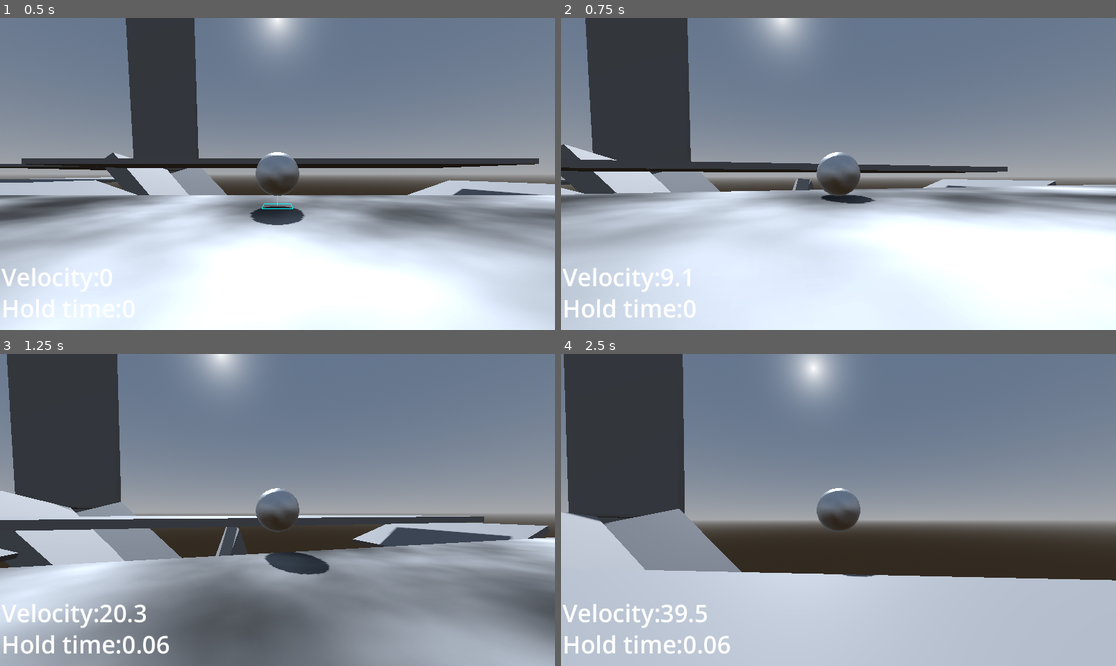
Above: before the commit, frames 1-4 (two rows, left to right).
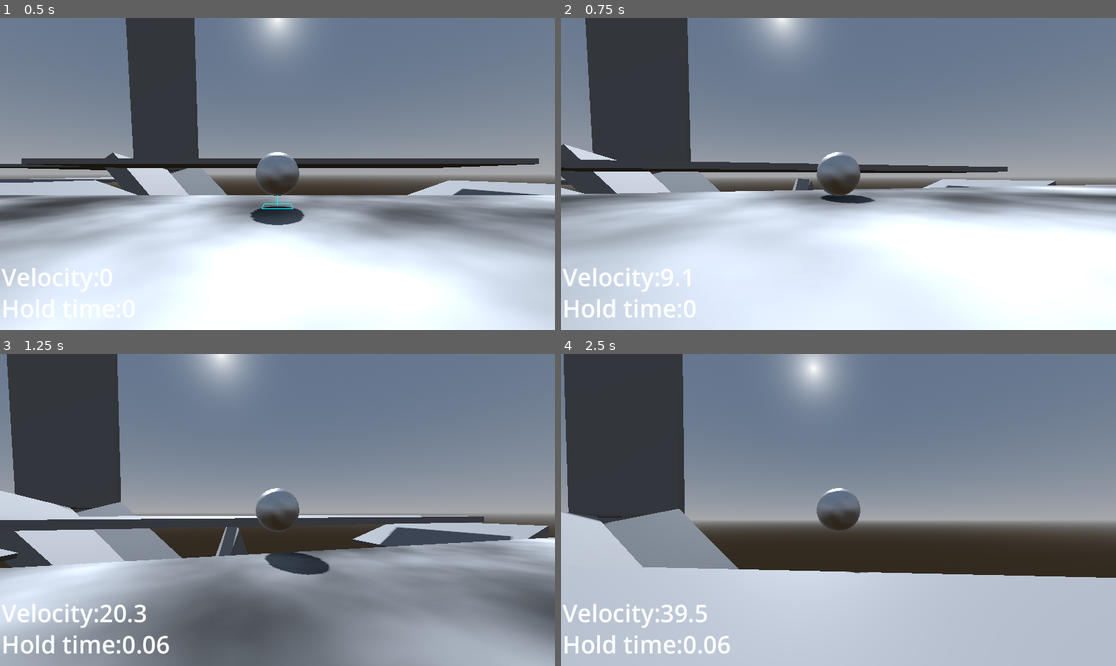
Above: after the commit, the same moments.

Repository: kylekrause3/godotballgame
Game: Godot game, scene res://scenes/Levels/Scene 1.tscn
Same seed, same stepped clock (60 frames per second), same inputs: the game is played once before the commit and once after it. Before the commit the project starts from res://Levels/Scene 1.tscn.
Inputs (mouse positions are in pixels of both pictures, inside the frame that each line leads up to):
- Up to frame 1 (0.5 s): no input
- Up to frame 2 (0.75 s): tap Enter at 0.5 s; move the mouse to (866, 174) at 0.52 s; hold W (up) from 0.53 s (still down); hold Ctrl (slam) from 0.53 s (still down); click (866, 174) at 0.67 s
- Up to frame 3 (1.25 s): keep holding W (up); keep holding Ctrl (slam); tap Space (jump) at 0.77, 0.8, 1.07 s
- Up to frame 4 (2.5 s): keep holding W (up); move the mouse to (810, 510) at 1.27 s; release Ctrl (slam) at 1.28 s; tap Space (jump) at 1.35, 1.52, 1.82, 2.3 s; click (810, 510) at 1.42 s; tap Ctrl (slam) at 1.55 s; move the mouse to (849, 503) at 2.02 s; hold Ctrl (slam) from 2.03 s (still down); click (849, 503) at 2.17 s

Frame 1 is identical in both runs. In frame 2, less than 0.1% of the frame differs, in the area x 0-95%, y 2-60%; in frame 3, 0.1%; in frame 4, 0.8%, in the area x 0-100%, y 4-73%.

Commit message:
Move scripts to folders, add dev prototype assets

Diff:
--- /dev/null
+++ b/assets/prototype materials/dark.tres
@@ -0,0 +1,10 @@
+[gd_resource type="StandardMaterial3D" load_steps=2 format=3 uid="uid://dkuf50nqh212g"]
+
+[ext_resource type="Texture2D" uid="uid://b8a105blmn32y" path="res://assets/prototype materials/dark.png" id="1_61o2n"]
+
+[resource]
+albedo_texture = ExtResource("1_61o2n")
+uv1_scale = Vector3(0.125, 0.125, 0.125)
+uv1_triplanar = true
+uv1_world_triplanar = true
+texture_filter = 4
--- /dev/null
+++ b/assets/prototype materials/green.tres
@@ -0,0 +1,10 @@
+[gd_resource type="StandardMaterial3D" load_steps=2 format=3 uid="uid://cb76n7ulmnk0r"]
+
+[ext_resource type="Texture2D" uid="uid://bp1voy6cmxqxu" path="res://assets/prototype materials/green.png" id="1_laekm"]
+
+[resource]
+albedo_texture = ExtResource("1_laekm")
+uv1_scale = Vector3(0.125, 0.125, 0.125)
+uv1_triplanar = true
+uv1_world_triplanar = true
+texture_filter = 4
--- /dev/null
+++ b/assets/prototype materials/light.tres
@@ -0,0 +1,10 @@
+[gd_resource type="StandardMaterial3D" load_steps=2 format=3 uid="uid://banfohborcxu8"]
+
+[ext_resource type="Texture2D" uid="uid://bw3w7vlkhp1gv" path="res://assets/prototype materials/light.png" id="1_xfwiu"]
+
+[resource]
+albedo_texture = ExtResource("1_xfwiu")
+uv1_scale = Vector3(0.125, 0.125, 0.125)
+uv1_triplanar = true
+uv1_world_triplanar = true
+texture_filter = 4
--- /dev/null
+++ b/assets/prototype materials/orange.tres
@@ -0,0 +1,10 @@
+[gd_resource type="StandardMaterial3D" load_steps=2 format=3 uid="uid://i2erveger8kt"]
+
+[ext_resource type="Texture2D" uid="uid://c1wd55tma1h2h" path="res://assets/prototype materials/orange.png" id="1_y6f7k"]
+
+[resource]
+albedo_texture = ExtResource("1_y6f7k")
+uv1_scale = Vector3(0.125, 0.125, 0.125)
+uv1_triplanar = true
+uv1_world_triplanar = true
+texture_filter = 4
--- /dev/null
+++ b/assets/prototype materials/purple.tres
@@ -0,0 +1,10 @@
+[gd_resource type="StandardMaterial3D" load_steps=2 format=3 uid="uid://d22cdhu05woe6"]
+
+[ext_resource type="Texture2D" uid="uid://dxtec8qs1ep5m" path="res://assets/prototype materials/purple.png" id="1_dgxdj"]
+
+[resource]
+albedo_texture = ExtResource("1_dgxdj")
+uv1_scale = Vector3(0.125, 0.125, 0.125)
+uv1_triplanar = true
+uv1_world_triplanar = true
+texture_filter = 4
--- /dev/null
+++ b/assets/prototype materials/red.tres
@@ -0,0 +1,10 @@
+[gd_resource type="StandardMaterial3D" load_steps=2 format=3 uid="uid://drdjje03reoip"]
+
+[ext_resource type="Texture2D" uid="uid://d1biyi8jss3k3" path="res://assets/prototype materials/red.png" id="1_d78n4"]
+
+[resource]
+albedo_texture = ExtResource("1_d78n4")
+uv1_scale = Vector3(0.125, 0.125, 0.125)
+uv1_triplanar = true
+uv1_world_triplanar = true
+texture_filter = 4
--- a/project.godot
+++ b/project.godot
@@ -11,7 +11,7 @@
 [application]
 
 config/name="Ball Game"
-run/main_scene="res://Levels/Scene 1.tscn"
+run/main_scene="res://scenes/Levels/Scene 1.tscn"
 config/features=PackedStringArray("4.2", "Forward Plus")
 config/icon="res://icon.svg"
 
--- a/Levels/Scene 1.tscn
+++ b/scenes/Levels/Scene 1.tscn
@@ -1,8 +1,18 @@
-[gd_scene load_steps=21 format=3 uid="uid://dy6ow1x3nitpe"]
-
-[ext_resource type="PackedScene" uid="uid://cdxgs6xtn4sb1" path="res://world.tscn" id="1_n61jw"]
-[ext_resource type="Script" path="res://PlayerSpawn.gd" id="2_lsye4"]
-[ext_resource type="PackedScene" uid="uid://qykwxlkhnxy0" path="res://player.tscn" id="3_4brdu"]
+[gd_scene load_steps=20 format=3 uid="uid://dy6ow1x3nitpe"]
+
+[ext_resource type="Script" path="res://scripts/PlayerSpawn.gd" id="2_xuj3c"]
+[ext_resource type="PackedScene" uid="uid://qykwxlkhnxy0" path="res://scenes/player.tscn" id="3_h6pie"]
+
+[sub_resource type="ProceduralSkyMaterial" id="ProceduralSkyMaterial_lu257"]
+
+[sub_resource type="Sky" id="Sky_6v7cn"]
+sky_material = SubResource("ProceduralSkyMaterial_lu257")
+
+[sub_resource type="Environment" id="Environment_4ecyc"]
+background_mode = 2
+sky = SubResource("Sky_6v7cn")
+volumetric_fog_enabled = true
+volumetric_fog_density = 0.01
 
 [sub_resource type="Gradient" id="Gradient_au567"]
 
@@ -48,20 +58,16 @@
 [sub_resource type="ConvexPolygonShape3D" id="ConvexPolygonShape3D_w2nth"]
 points = PackedVector3Array(0, 18.975, 13.6575, 0, 18.975, -13.6575, -13.3125, -18.975, 13.6575, 13.3125, -18.975, 13.6575, 13.3125, -18.975, -13.6575, -13.3125, -18.975, -13.6575)
 
-[sub_resource type="ProceduralSkyMaterial" id="ProceduralSkyMaterial_lu257"]
-
-[sub_resource type="Sky" id="Sky_h30fw"]
-sky_material = SubResource("ProceduralSkyMaterial_lu257")
-
-[sub_resource type="Environment" id="Environment_4ecyc"]
-background_mode = 2
-sky = SubResource("Sky_h30fw")
-volumetric_fog_enabled = true
-volumetric_fog_density = 0.01
-
 [node name="Scene 1" type="Node3D"]
 
-[node name="World" parent="." instance=ExtResource("1_n61jw")]
+[node name="World" type="Node3D" parent="."]
+
+[node name="WorldEnvironment" type="WorldEnvironment" parent="World"]
+environment = SubResource("Environment_4ecyc")
+
+[node name="DirectionalLight3D" type="DirectionalLight3D" parent="World"]
+transform = Transform3D(1, 0, 0, 0, -0.79451, 0.607251, 0, -0.607251, -0.79451, 0, 0, 0)
+shadow_enabled = true
 
 [node name="Floor" type="CSGBox3D" parent="World"]
 transform = Transform3D(100, 0, 0, 0, 1, 0, 0, 0, 100, 0, 0, 0)
@@ -76,7 +82,7 @@
 [node name="SPAWN_camray" type="Node3D" parent="World" node_paths=PackedStringArray("player")]
 transform = Transform3D(1, 0, 0, 0, 1, 0, 0, 0, 1, -0.222493, 10.7624, 96.7244)
 visible = false
-script = ExtResource("2_lsye4")
+script = ExtResource("2_xuj3c")
 player = NodePath("../../Player")
 
 [node name="camera raycast test zone" type="Node" parent="World"]
@@ -209,7 +215,7 @@
 [node name="SPAWN_jump" type="Node3D" parent="World" node_paths=PackedStringArray("player")]
 transform = Transform3D(1, 0, 0, 0, 1, 0, 0, 0, 1, 84.225, 2.28544, -12.1551)
 visible = false
-script = ExtResource("2_lsye4")
+script = ExtResource("2_xuj3c")
 player = NodePath("../../Player")
 
 [node name="jump height test zone" type="Node" parent="World"]
@@ -310,7 +316,7 @@
 
 [node name="SPAWN_tt" type="Node3D" parent="World" node_paths=PackedStringArray("player")]
 transform = Transform3D(1, 0, 0, 0, 1, 0, 0, 0, 1, -0.453239, 4.72572, -42.5933)
-script = ExtResource("2_lsye4")
+script = ExtResource("2_xuj3c")
 player = NodePath("../../Player")
 
 [node name="Teeter Totter MAKE SURE MASK IS ON PLAYER" type="Node" parent="World"]
@@ -349,12 +355,5 @@
 collision_mask = 0
 size = Vector3(15.5973, 1, 28.6025)
 
-[node name="Player" parent="." instance=ExtResource("3_4brdu")]
+[node name="Player" parent="." instance=ExtResource("3_h6pie")]
 transform = Transform3D(1, 0, 0, 0, 1, 0, 0, 0, 1, 0, 3, 0)
-
-[node name="WorldEnvironment" type="WorldEnvironment" parent="."]
-environment = SubResource("Environment_4ecyc")
-
-[node name="DirectionalLight3D" type="DirectionalLight3D" parent="."]
-transform = Transform3D(1, 0, 0, 0, -0.79451, 0.607251, 0, -0.607251, -0.79451, 0, 0, 0)
-shadow_enabled = true
--- /dev/null
+++ b/scenes/Levels/prototype1.tscn
@@ -0,0 +1,38 @@
+[gd_scene load_steps=6 format=3 uid="uid://cwnojf5gwbssm"]
+
+[ext_resource type="Material" uid="uid://dkuf50nqh212g" path="res://assets/prototype materials/dark.tres" id="1_jefw5"]
+[ext_resource type="PackedScene" uid="uid://qykwxlkhnxy0" path="res://scenes/player.tscn" id="2_23hh4"]
+
+[sub_resource type="ProceduralSkyMaterial" id="ProceduralSkyMaterial_28cta"]
+
+[sub_resource type="Sky" id="Sky_h30fw"]
+sky_material = SubResource("ProceduralSkyMaterial_28cta")
+
+[sub_resource type="Environment" id="Environment_w48y8"]
+background_mode = 2
+sky = SubResource("Sky_h30fw")
+volumetric_fog_density = 0.01
+
+[node name="Prototype1" type="Node3D"]
+
+[node name="World" type="Node3D" parent="."]
+
+[node name="Environment" type="Node3D" parent="World"]
+
+[node name="WorldEnvironment" type="WorldEnvironment" parent="World/Environment"]
+environment = SubResource("Environment_w48y8")
+
+[node name="DirectionalLight3D" type="DirectionalLight3D" parent="World/Environment"]
+transform = Transform3D(1, 0, 0, 0, -0.79451, 0.607251, 0, -0.607251, -0.79451, 0, 0, 0)
+shadow_enabled = true
+
+[node name="Geometry" type="Node3D" parent="World"]
+
+[node name="Floor" type="CSGBox3D" parent="World/Geometry"]
+transform = Transform3D(1, 0, 0, 0, 1, 0, 0, 0, 1, -0.5, -0.382295, 0.5)
+material_override = ExtResource("1_jefw5")
+use_collision = true
+size = Vector3(140, 1, 20)
+
+[node name="Player" parent="." instance=ExtResource("2_23hh4")]
+transform = Transform3D(1, 0, 0, 0, 1, 0, 0, 0, 1, 0, 4, 0)
--- a/player.tscn
+++ b/scenes/player.tscn
@@ -1,9 +1,12 @@
-[gd_scene load_steps=11 format=3 uid="uid://qykwxlkhnxy0"]
+[gd_scene load_steps=12 format=3 uid="uid://qykwxlkhnxy0"]
 
-[ext_resource type="Script" path="res://CameraFollow.gd" id="2_awyvt"]
-[ext_resource type="Script" path="res://GroundCheck.gd" id="3_nf08y"]
-[ext_resource type="Script" path="res://player_movement.gd" id="3_nub3k"]
-[ext_resource type="Script" path="res://GroundLine.gd" id="4_p8gwd"]
+[ext_resource type="Script" path="res://scripts/CameraFollow.gd" id="2_awyvt"]
+[ext_resource type="Script" path="res://scripts/GroundCheck.gd" id="3_nf08y"]
+[ext_resource type="Script" path="res://scripts/PlayerMovement.gd" id="3_nub3k"]
+[ext_resource type="Script" path="res://scripts/GroundLine.gd" id="4_p8gwd"]
+
+[sub_resource type="PhysicsMaterial" id="PhysicsMaterial_i5n7i"]
+bounce = 0.3
 
 [sub_resource type="FastNoiseLite" id="FastNoiseLite_vy6pb"]
 noise_type = 3
@@ -39,6 +42,7 @@
 
 [node name="RBPlayer" type="RigidBody3D" parent="." node_paths=PackedStringArray("velocity_label", "jumptime_label", "ground_line", "camera")]
 collision_layer = 2
+physics_material_override = SubResource("PhysicsMaterial_i5n7i")
 gravity_scale = 1.85
 continuous_cd = true
 script = ExtResource("3_nub3k")
--- a/rb_player_old.tscn
+++ b/scenes/rb_player_old.tscn
@@ -1,6 +1,6 @@
 [gd_scene load_steps=6 format=3 uid="uid://b1x8gngfgsham"]
 
-[ext_resource type="Script" path="res://player_movement.gd" id="1_crs0f"]
+[ext_resource type="Script" path="res://scripts/PlayerMovement.gd" id="1_crs0f"]
 
 [sub_resource type="FastNoiseLite" id="FastNoiseLite_poa17"]
 noise_type = 3
--- a/CameraFollow.gd
+++ b/scripts/CameraFollow.gd
@@ -5,9 +5,10 @@
 @export var view_sensitivity : float = 1.0
 @export var orient_target : bool = true
 @export var raycast : RayCast3D
-@export var zoom_fov : bool = false
+@export var zoom_fov_instead_of_distance : bool = false
 @export var zoom_amount : float = 0.5
 @export var fov_change_rate : float = 100
+@export var camera_acceleration : float = 10
 
 var mouse_input : Vector2 = Vector2.ZERO
 var view_sensitivity_scalar : float = 0.25
@@ -19,6 +20,7 @@
 
 var addpos : Vector3 = Vector3.ZERO
 var last_addpos : Vector3 = Vector3.ZERO
+var lastpos : Vector3 = Vector3.ZERO
 
 var collision_mask = 0b00000000_00000000_00000000_00000001
 
@@ -27,23 +29,26 @@
 func _ready():
 	if target == null:
 		target.global_position = self.global_position
+	lastpos = target.global_position
 	self.rotation = target.rotation
 	Input.set_mouse_mode(Input.MOUSE_MODE_CAPTURED)
 
 	view_sensitivity *= view_sensitivity_scalar
-	raycast.add_exception(target)
+
 
 
 func _process(delta):
+	#self.global_position = lastpos.lerp(target.global_position, camera_acceleration * delta)
 	self.global_position = target.global_position
+	lastpos = self.global_position
 	var backward = get_backward(self.rotation)
 
-	raycast.global_position = target.global_position
+	raycast.global_position = self.global_position
 	raycast.target_position = Vector3(0, 0, 1)
 	raycast.scale = Vector3(1, 1, orbit_radius)
 	raycast.rotation = Vector3(self.rotation.x, self.rotation.y, 0)
 	if(raycast.is_colliding()):
-		var distance = target.global_position.distance_to(raycast.get_collision_point())
+		var distance = self.global_position.distance_to(raycast.get_collision_point())
 		self.position += distance * backward
 	else:
 		self.position += orbit_radius * backward
@@ -69,15 +74,13 @@
 				Input.mouse_mode = Input.MOUSE_MODE_CAPTURED
 				do_mouse_movement = true
 		if event.button_index == MOUSE_BUTTON_WHEEL_UP:
-			if zoom_fov:
-				self.fov -= zoom_amount
+			if zoom_fov_instead_of_distance:
 				desired_fov -= zoom_amount
 			else:
 				if orbit_radius - zoom_amount > 0:
 					orbit_radius -= zoom_amount
 		if event.button_index == MOUSE_BUTTON_WHEEL_DOWN:
-			if zoom_fov:
-				self.fov += zoom_amount
+			if zoom_fov_instead_of_distance:
 				desired_fov += zoom_amount
 			else:
 				orbit_radius += zoom_amount
--- a/GroundLine.gd
+++ b/scripts/GroundLine.gd
@@ -2,7 +2,7 @@
 
 @export var target : Node3D
 
-var LineDrawer = preload("res://DrawLine3D.gd").new()
+var LineDrawer = preload("res://scripts/DrawLine3D.gd").new()
 var do_draw : bool = false
 
 var line_color : Color = Color(0, 255, 100)
--- a/player_movement.gd
+++ b/scripts/PlayerMovement.gd
@@ -1,8 +1,7 @@
 # todo:
 #  - when not grounded, can change rotation in direction of wasd, can add sort of sm64 backflip this way as well
 #
-#  - monitor if just_grounded , if just_grounded && ctrl_held, add ground-pound window:
-#      (grace period where you can jump regardless of ground [if ground pounded physical object and it moved] and jump slightly higher)
+#  - post-slam jump height increase (ground pound jump)
 
 extends RigidBody3D
 
--- a/world.tscn
+++ /dev/null
@@ -1,3 +0,0 @@
-[gd_scene format=3 uid="uid://cdxgs6xtn4sb1"]
-
-[node name="World" type="Node3D"]
--- a/world_environment.tscn
+++ /dev/null
@@ -1,3 +0,0 @@
-[gd_scene format=3 uid="uid://coqsndgxca1hu"]
-
-[node name="WorldEnvironment" type="WorldEnvironment"]
Binary file added: assets/prototype materials/dark.png
Not shown, added: assets/prototype materials/dark.png.import
Binary file added: assets/prototype materials/green.png
Not shown, added: assets/prototype materials/green.png.import
Binary file added: assets/prototype materials/light.png
Not shown, added: assets/prototype materials/light.png.import
Binary file added: assets/prototype materials/orange.png
Not shown, added: assets/prototype materials/orange.png.import
Binary file added: assets/prototype materials/purple.png
Not shown, added: assets/prototype materials/purple.png.import
Binary file added: assets/prototype materials/red.png
Not shown, added: assets/prototype materials/red.png.import
(and 3 more such lines)
